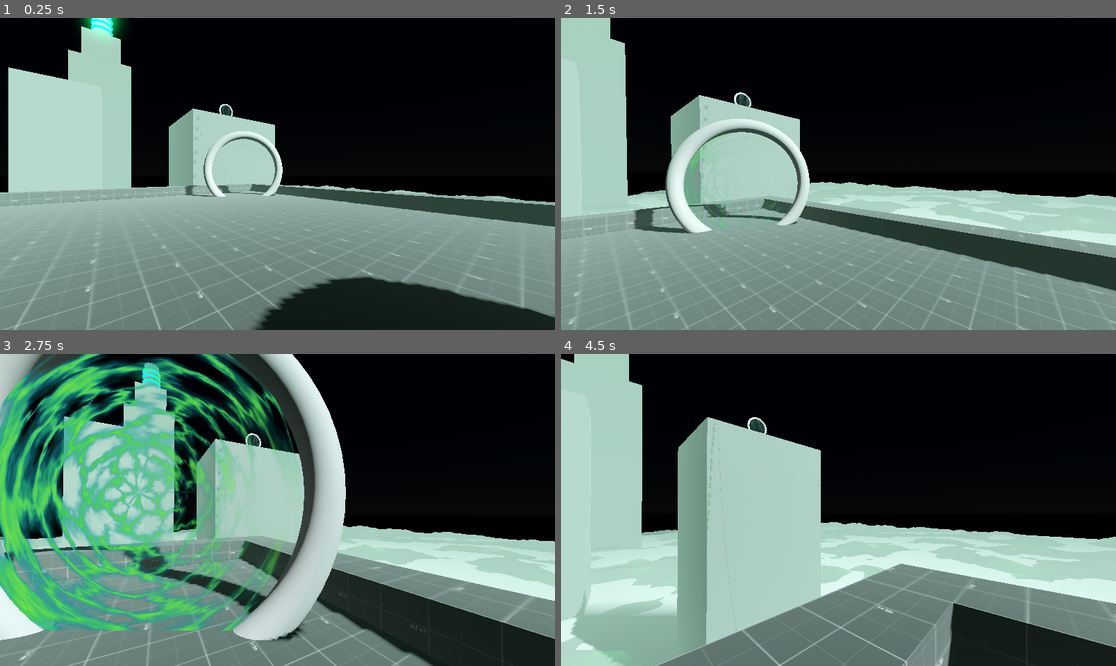
Above: before the commit, frames 1-4 (two rows, left to right).
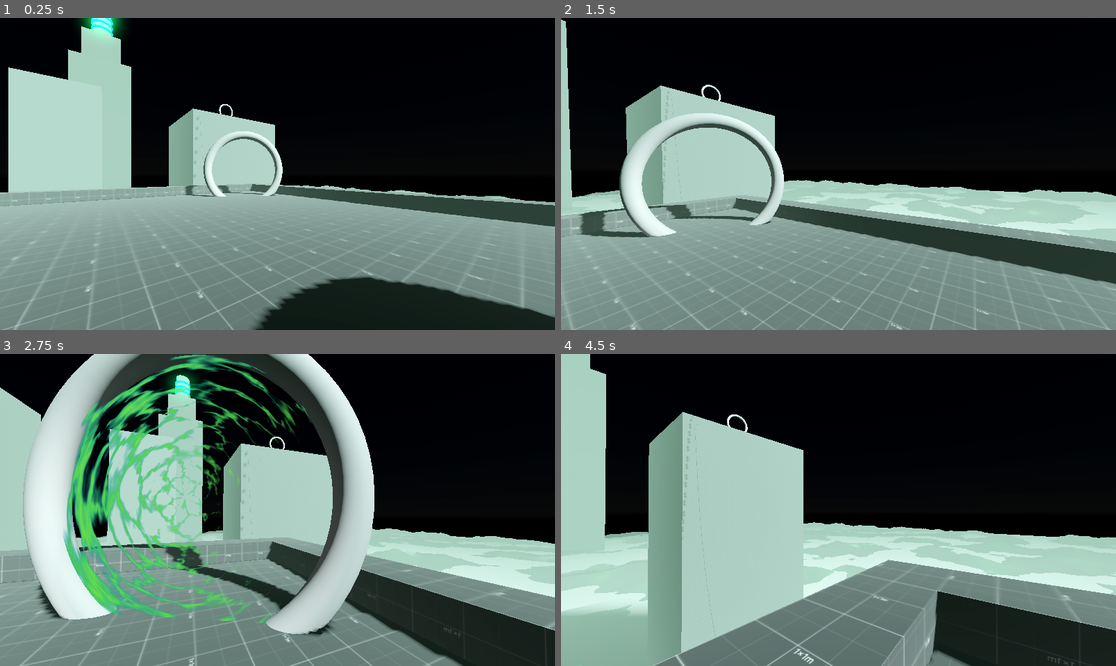
Above: after the commit, the same moments.

Repository: RuffledPlume/GWF-78
Game: Godot game, scene res://Levels/Sandbox.tscn
Same seed, same stepped clock (60 frames per second), same inputs: the game is played once before the commit and once after it.
Inputs (mouse positions are in pixels of both pictures, inside the frame that each line leads up to):
- Up to frame 1 (0.25 s): no input
- Up to frame 2 (1.5 s): move the mouse to (832, 180) at 0.52 s; hold W (Forward) from 0.53 s (still down); click (832, 180) at 0.6 s; tap Space (Jump) at 0.77 s; move the mouse to (877, 177) at 1.27 s; click (877, 177) at 1.35 s
- Up to frame 3 (2.75 s): keep holding W (Forward); tap Space (Jump) at 1.52 s; move the mouse to (233, 506) at 2.02 s; click (233, 506) at 2.1 s
- Up to frame 4 (4.5 s): move the mouse to (844, 510) at 2.77 s; release W (Forward) at 2.78 s; hold A (Left) 2.78-3.53 s; click (844, 510) at 2.85 s; tap Space (Jump) at 3.02, 3.77 s; move the mouse to (816, 503) at 3.52 s; hold W (Forward) from 3.53 s (still down); click (816, 503) at 3.6 s; move the mouse to (866, 510) at 4.27 s; click (866, 510) at 4.35 s

The runs differ from the first frame. In frame 1, less than 0.1% of the frame differs, in the area x 39-42%, y 28-32%; in frame 2, 19%; in frame 3, 51%, in the area x 0-100%, y 0-100%; in frame 4, 20%.

Commit message:
Two-way Teleporter functionality
You can travel between teleporters and sound plays at both ends

Diff:
--- a/Prefabs/Portal.tscn
+++ b/Prefabs/Portal.tscn
@@ -5,6 +5,7 @@
 [sub_resource type="ShaderMaterial" id="ShaderMaterial_v8xaa"]
 render_priority = 0
 shader = ExtResource("1_3ch8k")
+shader_parameter/FloatParameter = -1.0
 
 [sub_resource type="CylinderMesh" id="CylinderMesh_ew42f"]
 top_radius = 2.0
--- a/Prefabs/teleporter.tscn
+++ b/Prefabs/teleporter.tscn
@@ -69,6 +69,20 @@
 transform = Transform3D(1, -1.74846e-07, 7.64274e-15, 1.74846e-07, 1, 2.13163e-14, -7.64274e-15, -2.13163e-14, 1, 0, 0, 0)
 skeleton = NodePath("../../..")
 
+[node name="TeleportAudioB" type="AudioStreamPlayer3D" parent="TeleporterB"]
+stream = ExtResource("3_ljs67")
+volume_db = -8.0
+unit_size = 15.0
+max_distance = 200.0
+
+[node name="GenerationAudioB" type="AudioStreamPlayer3D" parent="TeleporterB"]
+stream = ExtResource("4_1bews")
+pitch_scale = 1.5
+
+[node name="TransitAudioB" type="AudioStreamPlayer" parent="TeleporterB"]
+stream = ExtResource("4_r2tse")
+volume_db = -20.0
+
 [connection signal="body_entered" from="TeleporterA" to="TeleporterA" method="_on_body_entered"]
 [connection signal="body_exited" from="TeleporterA" to="TeleporterA" method="_on_body_exited"]
 [connection signal="body_entered" from="TeleporterB" to="TeleporterA" method="_on_teleporter_b_body_entered"]
--- a/Scripts/teleporter.gd
+++ b/Scripts/teleporter.gd
@@ -5,27 +5,38 @@
 var is_within_b: bool = false
 var is_teleporting_from_a: bool = false
 var is_teleporting_from_b: bool = false
+var generating_teleport: bool = false
 
 @onready var point_a: Node3D = $TorusA/PointA
 @onready var point_b: Node3D = $"../TeleporterB/TorusB/PointB"
+
 @onready var teleport_audio: AudioStreamPlayer3D = $TeleportAudio
 @onready var generation_audio: AudioStreamPlayer3D = $GenerationAudio
 @onready var transit_audio: AudioStreamPlayer = $TransitAudio
 
+@onready var teleport_audio_b: AudioStreamPlayer3D = $"../TeleporterB/TeleportAudioB"
+@onready var generation_audio_b: AudioStreamPlayer3D = $"../TeleporterB/GenerationAudioB"
+@onready var transit_audio_b: AudioStreamPlayer = $"../TeleporterB/TransitAudioB"
+
+@onready var player_camera_pivot = Player.instance.camera_pivot
 
 func _process(delta: float) -> void:
+
 
 	var distance_to_a = point_a.global_position.distance_to(Player.instance.global_position)
 	var distance_to_b = point_b.global_position.distance_to(Player.instance.global_position)
 
 	if is_within_a and Input.is_action_just_pressed("Interact"):
-		print("Teleporting")
+
+		#generating_teleport = true
+		#if generating_teleport:
+			#player_camera_pivot.look_at(point_b.global_position)
+
 		generation_audio.play()
 		await get_tree().create_timer(2).timeout
 		teleport_audio.play(0.4)
 		generation_audio.stop()
 		transit_audio.play(5.6)
-		#await get_tree().create_timer(0.8).timeout
 		is_teleporting_from_a = true
 
 	if is_teleporting_from_a:
@@ -33,9 +44,16 @@
 		if distance_to_b <= 2.0:
 			is_teleporting_from_a = false
 
+
 	if is_within_b and Input.is_action_just_pressed("Interact"):
 		print("Teleporting")
+		generation_audio_b.play()
+		await get_tree().create_timer(2).timeout
+		teleport_audio_b.play(0.4)
+		generation_audio_b.stop()
+		transit_audio_b.play(5.6)
 		is_teleporting_from_b = true
+
 	if is_teleporting_from_b:
 		Player.instance.global_position = lerp(Player.instance.global_position, point_a.global_position, delta * 5)
 		if distance_to_a <= 2.0:
--- a/Shader/Portal.tres
+++ b/Shader/Portal.tres
@@ -11,9 +11,6 @@
 op_type = 0
 operator = 2
 
-[sub_resource type="VisualShaderNodeInput" id="VisualShaderNodeInput_d1vjo"]
-input_name = "uv"
-
 [sub_resource type="Gradient" id="Gradient_io6l6"]
 offsets = PackedFloat32Array(0, 0.489726, 1)
 colors = PackedColorArray(0.160033, 0.624497, 0.459426, 1, 0, 0.417692, 0.468526, 1, 0.372549, 0.823529, 0.168627, 1)
@@ -23,53 +20,6 @@
 
 [sub_resource type="VisualShaderNodeTexture" id="VisualShaderNodeTexture_ooxmu"]
 texture = SubResource("GradientTexture1D_ukxpp")
-
-[sub_resource type="VisualShaderNodeFloatFunc" id="VisualShaderNodeFloatFunc_704e1"]
-function = 27
-
-[sub_resource type="VisualShaderNodeFloatConstant" id="VisualShaderNodeFloatConstant_uycm7"]
-constant = 0.5
-
-[sub_resource type="VisualShaderNodeFloatParameter" id="VisualShaderNodeFloatParameter_j0gpr"]
-parameter_name = "Degrees"
-hint = 2
-max = 360.0
-
-[sub_resource type="VisualShaderNodeVectorOp" id="VisualShaderNodeVectorOp_b0qdk"]
-operator = 1
-
-[sub_resource type="VisualShaderNodeVectorDecompose" id="VisualShaderNodeVectorDecompose_1ide2"]
-
-[sub_resource type="VisualShaderNodeFloatFunc" id="VisualShaderNodeFloatFunc_8asuo"]
-function = 0
-
-[sub_resource type="VisualShaderNodeFloatFunc" id="VisualShaderNodeFloatFunc_tgki5"]
-function = 1
-
-[sub_resource type="VisualShaderNodeFloatOp" id="VisualShaderNodeFloatOp_dn3s1"]
-operator = 2
-
-[sub_resource type="VisualShaderNodeFloatOp" id="VisualShaderNodeFloatOp_kjivp"]
-operator = 2
-
-[sub_resource type="VisualShaderNodeFloatOp" id="VisualShaderNodeFloatOp_078yh"]
-operator = 2
-
-[sub_resource type="VisualShaderNodeFloatOp" id="VisualShaderNodeFloatOp_5msxu"]
-operator = 2
-
-[sub_resource type="VisualShaderNodeFloatOp" id="VisualShaderNodeFloatOp_ov6em"]
-
-[sub_resource type="VisualShaderNodeFloatOp" id="VisualShaderNodeFloatOp_0xqfk"]
-operator = 1
-
-[sub_resource type="VisualShaderNodeFloatOp" id="VisualShaderNodeFloatOp_lkrfi"]
-default_input_values = [0, 0.0, 1, 0.5]
-
-[sub_resource type="VisualShaderNodeFloatOp" id="VisualShaderNodeFloatOp_b6ef8"]
-default_input_values = [0, 0.0, 1, 0.5]
-
-[sub_resource type="VisualShaderNodeVectorCompose" id="VisualShaderNodeVectorCompose_b2ogr"]
 
 [sub_resource type="VisualShaderNodeInput" id="VisualShaderNodeInput_yuc5m"]
 expanded_output_ports = [0]
@@ -120,6 +70,16 @@
 
 [sub_resource type="VisualShaderNodeTexture" id="VisualShaderNodeTexture_7gusc"]
 texture = SubResource("NoiseTexture2D_6kxj1")
+
+[sub_resource type="VisualShaderNodeMix" id="VisualShaderNodeMix_yq08o"]
+default_input_values = [0, Vector2(0, 0), 1, Vector2(1, 1), 2, Vector2(0.5, 0.5)]
+op_type = 1
+
+[sub_resource type="VisualShaderNodeFloatParameter" id="VisualShaderNodeFloatParameter_fotqt"]
+parameter_name = "FloatParameter"
+hint = 2
+min = -1.0
+max = 0.0
 
 [sub_resource type="FastNoiseLite" id="FastNoiseLite_dmgxh"]
 noise_type = 2
@@ -147,6 +107,7 @@
 uniform sampler2D tex_frg_7;
 uniform sampler2D tex_frg_38;
 uniform sampler2D tex_frg_59;
+uniform float FloatParameter : hint_range(-1, 0, 0.10000000149012);
 
 
 
@@ -203,6 +164,15 @@
 	vec4 n_out59p0 = texture(tex_frg_59, vec2(n_out58p0));
 
 
+// FloatParameter:69
+	float n_out69p0 = FloatParameter;
+
+
+// Mix:68
+	vec2 n_in68p1 = vec2(1.00000, 1.00000);
+	vec2 n_out68p0 = mix(vec2(n_out59p0.xy), n_in68p1, vec2(n_out69p0));
+
+
 // Fresnel:56
 	float n_in56p3 = 0.50000;
 	float n_out56p0 = pow(1.0 - clamp(dot(NORMAL, VIEW), 0.0, 1.0), n_in56p3);
@@ -210,15 +180,16 @@
 
 // Output:0
 	ALBEDO = vec3(n_out38p0.xyz);
-	ALPHA = n_out59p0.x;
+	ALPHA = n_out68p0.x;
 	EMISSION = vec3(n_out58p0);
 	ALPHA_ANTIALIASING_EDGE = n_out56p0;
 
 
 }
 "
+graph_offset = Vector2(-217.352, -88.8102)
 flags/unshaded = true
-nodes/fragment/0/position = Vector2(660, 60)
+nodes/fragment/0/position = Vector2(1860, -100)
 nodes/fragment/2/node = SubResource("VisualShaderNodeFresnel_fjihv")
 nodes/fragment/2/position = Vector2(-380, 600)
 nodes/fragment/6/node = SubResource("VisualShaderNodeInput_blwb5")
@@ -231,42 +202,8 @@
 nodes/fragment/33/position = Vector2(-1040, 280)
 nodes/fragment/34/node = SubResource("VisualShaderNodeVectorOp_jn20n")
 nodes/fragment/34/position = Vector2(-1040, 480)
-nodes/fragment/37/node = SubResource("VisualShaderNodeInput_d1vjo")
-nodes/fragment/37/position = Vector2(-3940, -320)
 nodes/fragment/38/node = SubResource("VisualShaderNodeTexture_ooxmu")
 nodes/fragment/38/position = Vector2(160, -280)
-nodes/fragment/39/node = SubResource("VisualShaderNodeFloatFunc_704e1")
-nodes/fragment/39/position = Vector2(-3680, -180)
-nodes/fragment/40/node = SubResource("VisualShaderNodeFloatConstant_uycm7")
-nodes/fragment/40/position = Vector2(-3840, -420)
-nodes/fragment/41/node = SubResource("VisualShaderNodeFloatParameter_j0gpr")
-nodes/fragment/41/position = Vector2(-4080, -200)
-nodes/fragment/42/node = SubResource("VisualShaderNodeVectorOp_b0qdk")
-nodes/fragment/42/position = Vector2(-3540, -440)
-nodes/fragment/43/node = SubResource("VisualShaderNodeVectorDecompose_1ide2")
-nodes/fragment/43/position = Vector2(-3340, -420)
-nodes/fragment/44/node = SubResource("VisualShaderNodeFloatFunc_8asuo")
-nodes/fragment/44/position = Vector2(-3380, -100)
-nodes/fragment/45/node = SubResource("VisualShaderNodeFloatFunc_tgki5")
-nodes/fragment/45/position = Vector2(-3380, -180)
-nodes/fragment/46/node = SubResource("VisualShaderNodeFloatOp_dn3s1")
-nodes/fragment/46/position = Vector2(-3020, -480)
-nodes/fragment/47/node = SubResource("VisualShaderNodeFloatOp_kjivp")
-nodes/fragment/47/position = Vector2(-3020, -340)
-nodes/fragment/48/node = SubResource("VisualShaderNodeFloatOp_078yh")
-nodes/fragment/48/position = Vector2(-3020, -200)
-nodes/fragment/49/node = SubResource("VisualShaderNodeFloatOp_5msxu")
-nodes/fragment/49/position = Vector2(-3020, -60)
-nodes/fragment/50/node = SubResource("VisualShaderNodeFloatOp_ov6em")
-nodes/fragment/50/position = Vector2(-2760, -340)
-nodes/fragment/51/node = SubResource("VisualShaderNodeFloatOp_0xqfk")
-nodes/fragment/51/position = Vector2(-2760, -200)
-nodes/fragment/52/node = SubResource("VisualShaderNodeFloatOp_lkrfi")
-nodes/fragment/52/position = Vector2(-2520, -200)
-nodes/fragment/53/node = SubResource("VisualShaderNodeFloatOp_b6ef8")
-nodes/fragment/53/position = Vector2(-2520, -340)
-nodes/fragment/54/node = SubResource("VisualShaderNodeVectorCompose_b2ogr")
-nodes/fragment/54/position = Vector2(-2297.26, -261.286)
 nodes/fragment/55/node = SubResource("VisualShaderNodeInput_yuc5m")
 nodes/fragment/55/position = Vector2(-1560, 300)
 nodes/fragment/56/node = SubResource("VisualShaderNodeFresnel_j1t73")
@@ -283,4 +220,8 @@
 nodes/fragment/65/position = Vector2(-760, -20)
 nodes/fragment/66/node = SubResource("VisualShaderNodeTexture_7gusc")
 nodes/fragment/66/position = Vector2(-380, -120)
-nodes/fragment/connections = PackedInt32Array(6, 0, 34, 0, 34, 0, 9, 2, 33, 0, 9, 0, 9, 0, 7, 0, 41, 0, 39, 0, 37, 0, 42, 0, 40, 0, 42, 1, 42, 0, 43, 0, 39, 0, 45, 0, 39, 0, 44, 0, 43, 0, 46, 0, 43, 0, 49, 0, 43, 1, 47, 0, 43, 1, 48, 0, 45, 0, 46, 1, 45, 0, 48, 1, 44, 0, 47, 1, 44, 0, 49, 1, 46, 0, 50, 0, 47, 0, 50, 1, 48, 0, 51, 0, 49, 0, 51, 1, 50, 0, 53, 0, 51, 0, 52, 0, 50, 0, 54, 0, 51, 0, 54, 1, 55, 0, 33, 0, 56, 0, 0, 21, 2, 0, 58, 1, 7, 0, 58, 0, 58, 0, 0, 5, 7, 0, 60, 0, 38, 0, 0, 0, 33, 0, 65, 0, 34, 0, 65, 2, 65, 0, 66, 0, 66, 0, 64, 0, 7, 0, 64, 1, 7, 0, 38, 0, 59, 0, 0, 1, 58, 0, 59, 0)
+nodes/fragment/68/node = SubResource("VisualShaderNodeMix_yq08o")
+nodes/fragment/68/position = Vector2(820, 80)
+nodes/fragment/69/node = SubResource("VisualShaderNodeFloatParameter_fotqt")
+nodes/fragment/69/position = Vector2(-717.397, 1411.03)
+nodes/fragment/connections = PackedInt32Array(6, 0, 34, 0, 34, 0, 9, 2, 33, 0, 9, 0, 9, 0, 7, 0, 55, 0, 33, 0, 56, 0, 0, 21, 2, 0, 58, 1, 7, 0, 58, 0, 7, 0, 60, 0, 33, 0, 65, 0, 34, 0, 65, 2, 65, 0, 66, 0, 66, 0, 64, 0, 7, 0, 64, 1, 7, 0, 38, 0, 58, 0, 59, 0, 58, 0, 0, 5, 69, 0, 68, 2, 38, 0, 0, 0, 68, 0, 0, 1, 59, 0, 68, 0)
--- a/project.godot
+++ b/project.godot
@@ -14,6 +14,11 @@
 run/main_scene="res://Levels/Sandbox.tscn"
 config/features=PackedStringArray("4.3", "Forward Plus")
 config/icon="res://icon.svg"
+
+[display]
+
+window/size/viewport_width=1920
+window/size/viewport_height=1080
 
 [input]
 
Not shown: 2 places in Levels/Sandbox.tscn that only renumber resources
Not shown: 1 places in Shader/Portal.tres that only renumber resources
